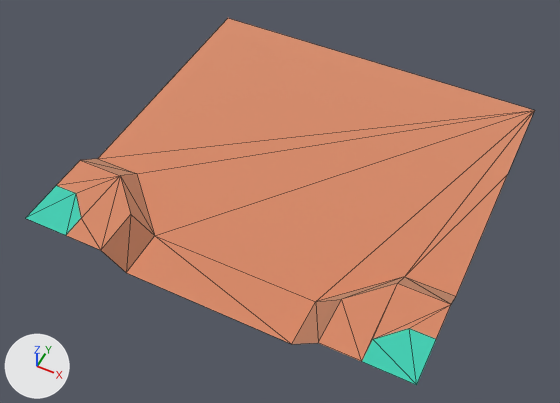
A saved change to the glTF model packs/nature-kit/ground-pathsideopen.glb.
Both versions are drawn from a camera (50 mm lens) standing at (0.598, -1.319, 1.379) and looking at (-0.012, -0.098, -0.148). Lighting does not change. The marker at lower left points along +X, +Y and +Z. The first picture is the older version. Mesh edges are drawn as thin lines. Where no turn or scale is listed for an object, it has been applied to the vertices.

The first picture shows 'ground_pathSideOpen'.
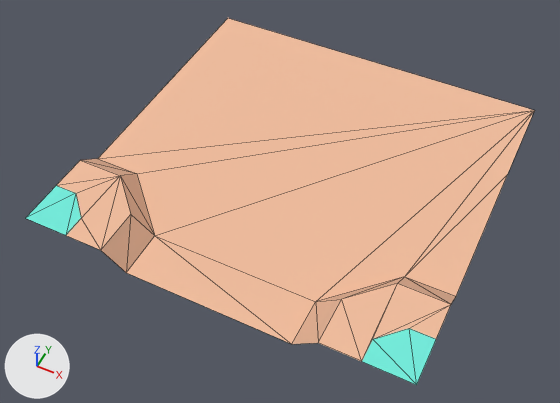
Pixel boxes (x1, y1, x2, y2) of what changed, in the pictures (560 x 403 px):
'ground_pathSideOpen', surface changed (lighter): (26, 18, 535, 385) in both

The change in detail:
In material 'grass' (mat_grass), metallic goes from 1.0 to 0.0.
In material 'dirtDark' (mat_dirtdark), metallic goes from 1.0 to 0.0.
In material 'dirt' (mat_dirt), metallic goes from 1.0 to 0.0.
Object 'tmpParent' (ob_tmpparent) is deleted.
